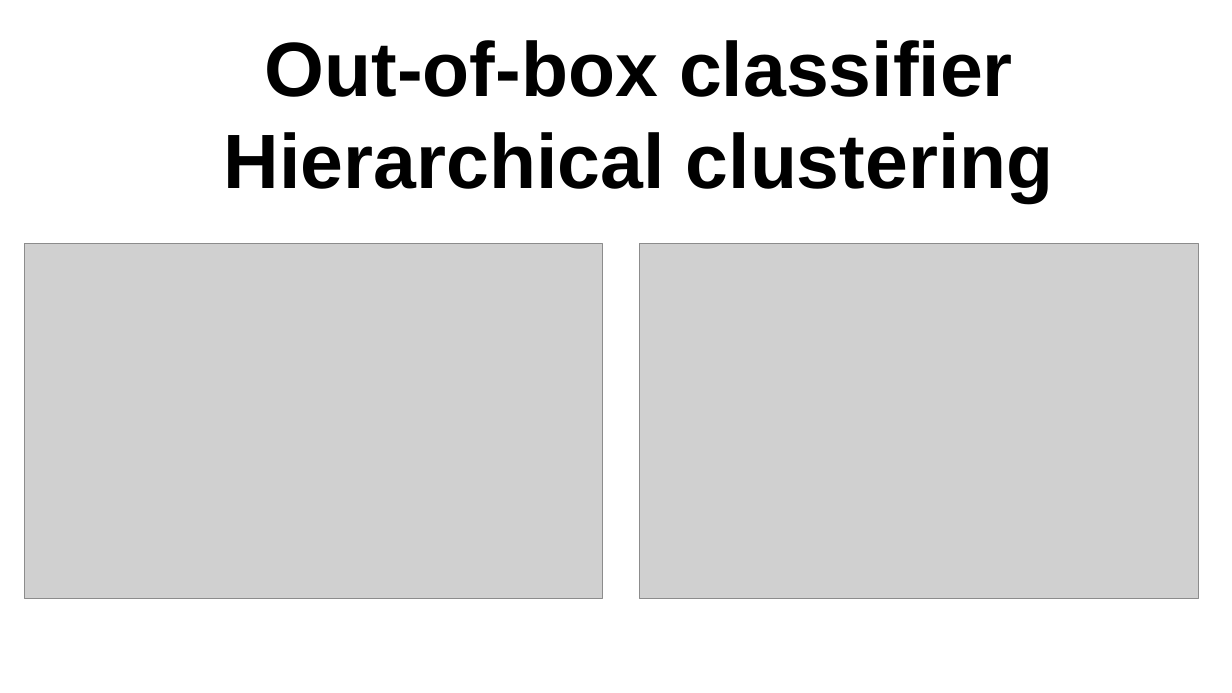
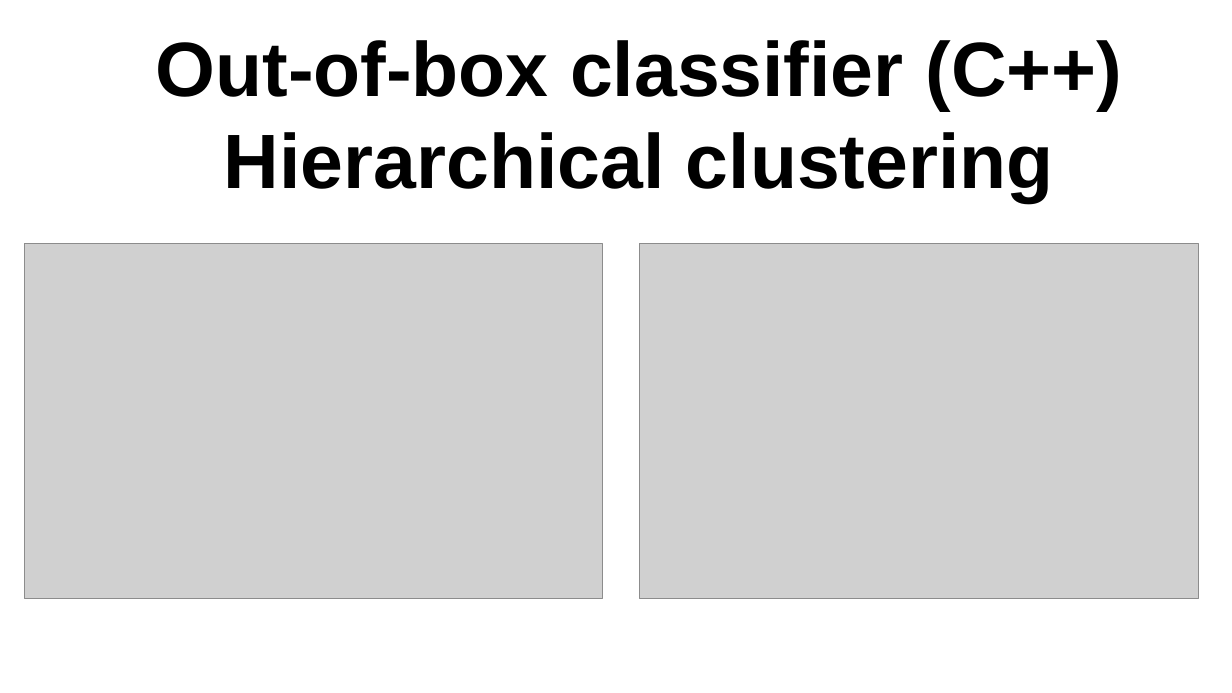
Before and after one commit to reeWorlds/ML_S4_labs, a slide deck: slide 13 of Lab1/Lab1.pptx. Drawn at 1232x693 pixels with LibreOffice and Linux fonts; fonts in the diff are those of the drawing; grey boxes stand for pictures. Boxes give left, top, right and bottom in pixels: in the first picture for what was removed or moved away, otherwise in the second. Text is boxed around its words. In the diff, an @@ line names an element or a change of style, - is before the commit and + after.

```diff
--- a/Lab1/Lab1.pptx
+++ b/Lab1/Lab1.pptx
@@ text "Out-of-box classifier (С++)": place and size @@
-text "Out-of-box classifier (С++)" at [224, 40, 1054, 203]
+text "Out-of-box classifier (С++)" at [156, 40, 1123, 203]
@@ text at [156, 40, 1123, 110]: text changed @@
-Out-of-box classifier
+Out-of-box classifier (С++)
```
Also in this commit, not shown: 1 other slide changed, 1 other file.
